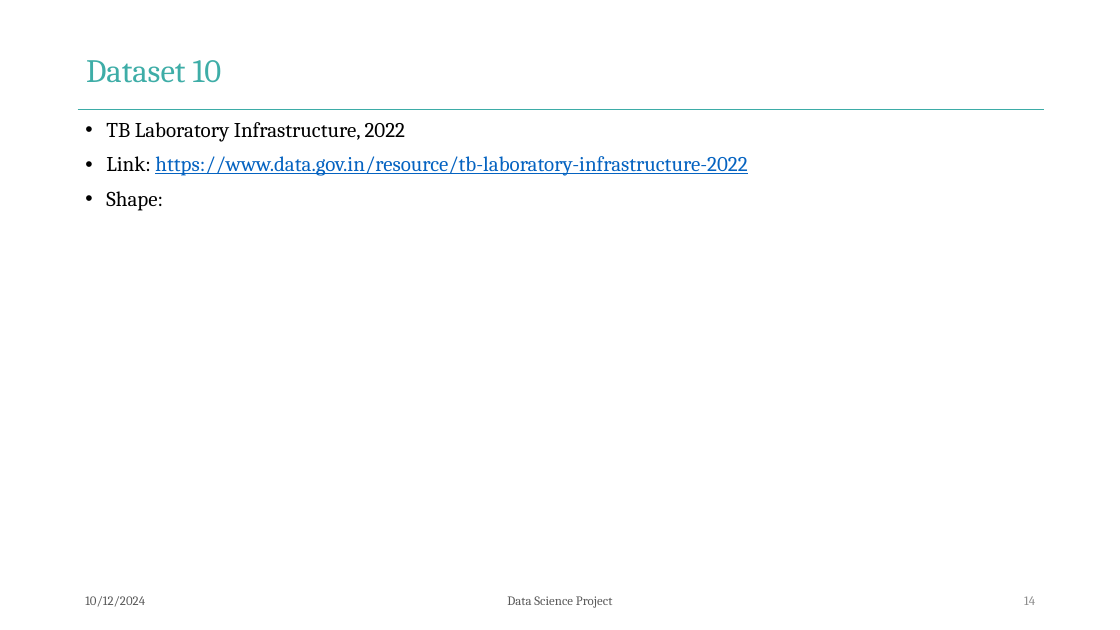
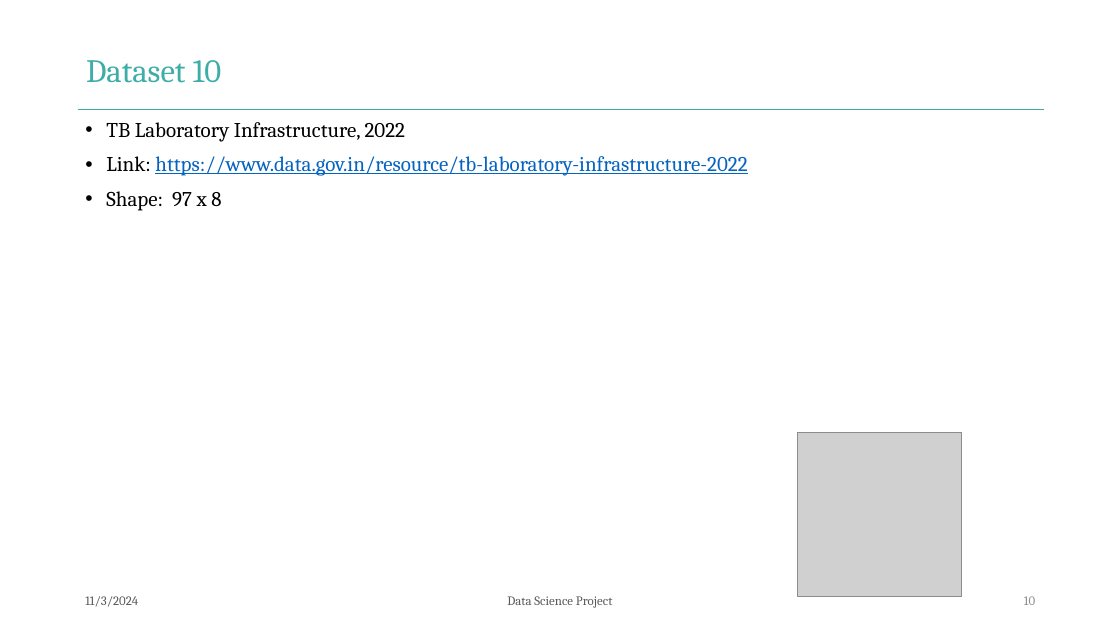
Before and after one commit to SachinLearns/Data_Science_Project, a slide deck: slide 10 of Data_Science_Project.pptx (slide 14 before the commit). Drawn at 1120x630 pixels with LibreOffice and Linux fonts; fonts in the diff are those of the drawing; grey boxes stand for pictures; background and template pictures are left out. Boxes give left, top, right and bottom in pixels: in the first picture for what was removed or moved away, otherwise in the second. Text is boxed around its words. In the diff, an @@ line names an element or a change of style, - is before the commit and + after.

```diff
--- a/Data_Science_Project.pptx
+++ b/Data_Science_Project.pptx
@@ text at (106,191,221,211): text changed @@
-• Shape:
+• Shape: 97 x 8
@@ picture added at (798,433,962,597) @@
@@ text at (85,596,138,607): text changed @@
-10/12/2024
+11/3/2024
@@ page number at (1024,596,1035,605): text changed @@
-14
+10
```
Also in this commit, not shown: 10 other slides changed, 2 slides removed, 41 other files.
